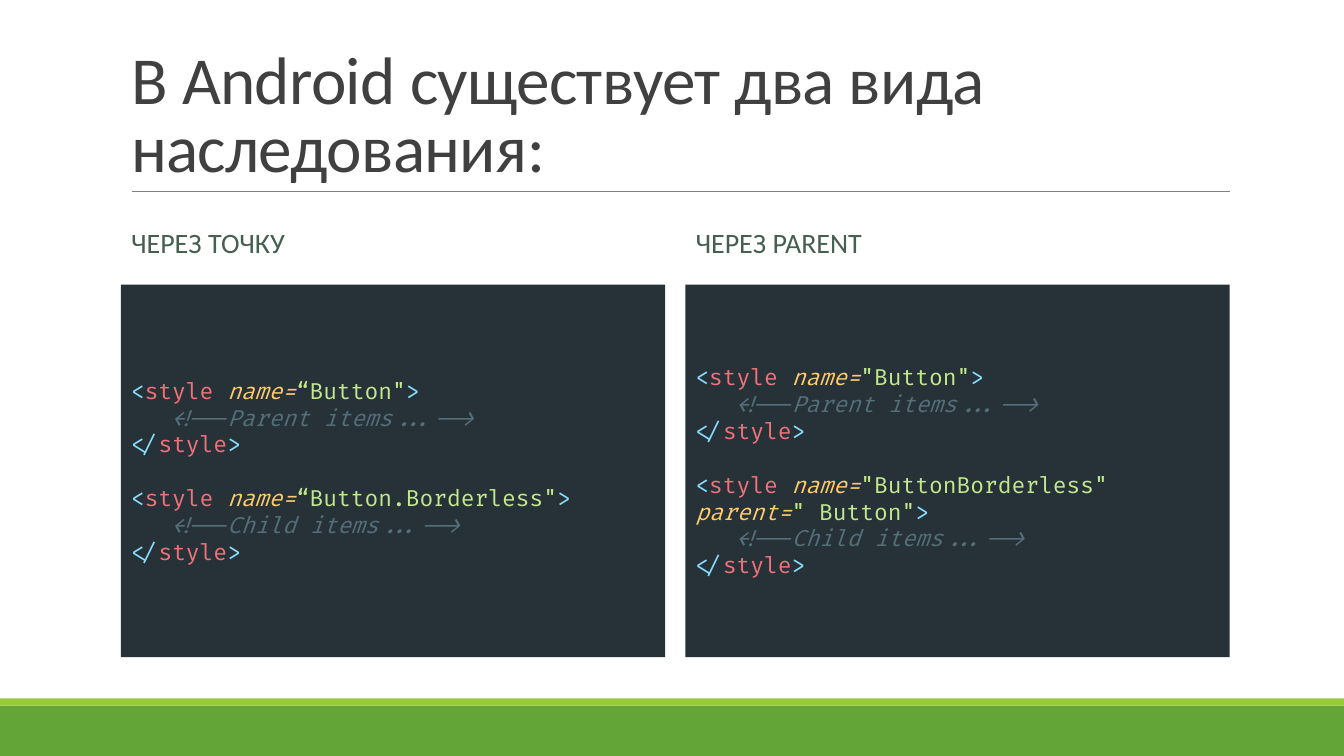
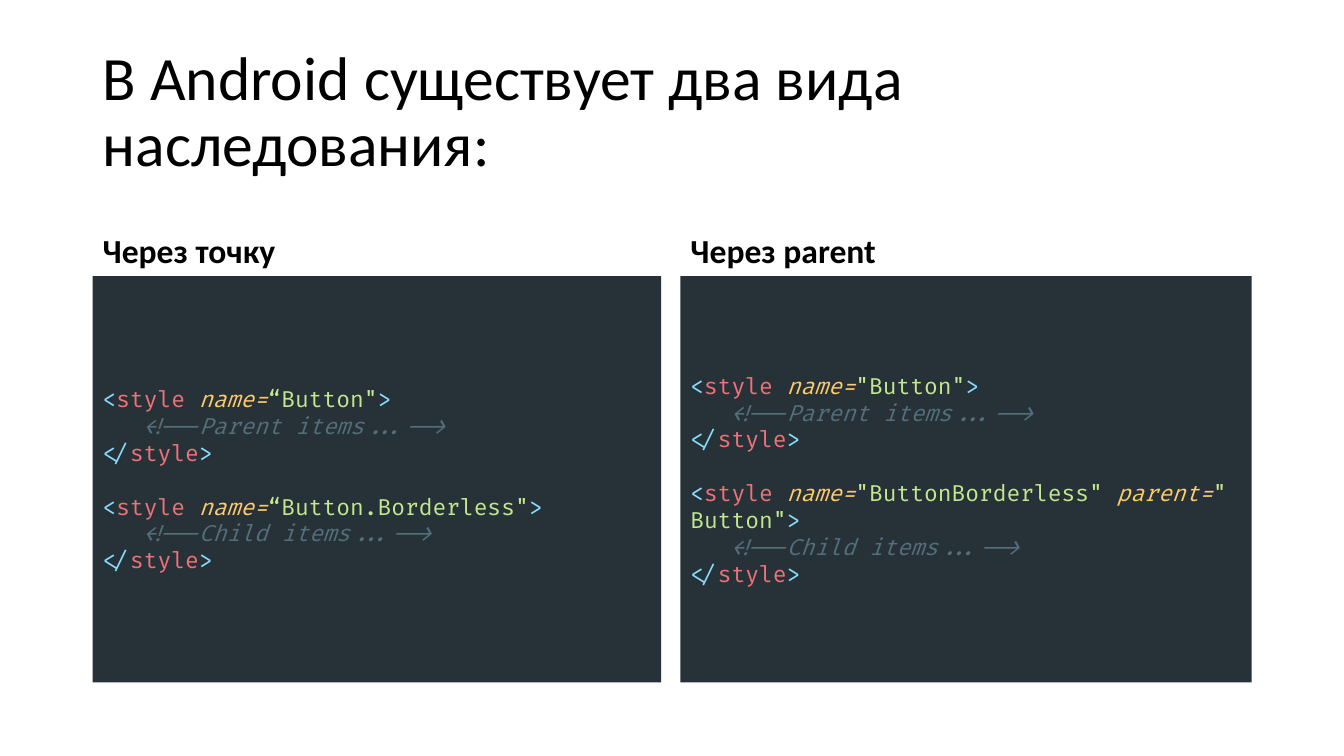
Before and after one commit to ZebanNikolay/android-style-best-practices, a slide deck: slide 14 of Styles and Themes in Android.pptm. Drawn at 1344x756 pixels with LibreOffice and Linux fonts; fonts in the diff are those of the drawing. Boxes give left, top, right and bottom in pixels: in the first picture for what was removed or moved away, otherwise in the second. Text is boxed around its words. In the diff, an @@ line names an element or a change of style, - is before the commit and + after.

```diff
--- a/Styles and Themes in Android.pptm
+++ b/Styles and Themes in Android.pptm
@@ title "В Android существует два вида ...": place and size @@
-title "В Android существует два вида ..." at bbox=[131, 57, 985, 183]
+title "В Android существует два вида ..." at bbox=[103, 57, 903, 176]
@@ title "В Android существует два вида ..." at bbox=[103, 57, 903, 176]: size 48 to 44 pt, text colour #404040 to #000000, letter spacing -0.5 to 0 pt; line spacing 0.85 to 0.9; vertical alignment bottom to middle @@
@@ text "Через точку" at bbox=[103, 241, 276, 269]: vertical alignment middle to bottom @@
@@ line removed from (132, 192) to (1231, 192) @@
@@ text "Через parent" at bbox=[690, 241, 875, 269]: vertical alignment middle to bottom @@
@@ text at bbox=[103, 241, 276, 269]: text changed; size 20 to 24 pt; text colour #455F51 to #000000; bold on @@
-ЧЕРЕЗ ТОЧКУ
+Через точку
@@ text at bbox=[690, 241, 875, 269]: text changed; size 20 to 24 pt; text colour #455F51 to #000000; bold on @@
-ЧЕРЕЗ PARENT
+Через parent
@@ text "<style name=“Button"> <!--Parent items...--> </style> ...": place and size @@
-text "<style name=“Button"> <!--Parent items...--> </style> ..." at bbox=[121, 284, 665, 656]
+text "<style name=“Button"> <!--Parent items...--> </style> ..." at bbox=[93, 276, 661, 683]
@@ text "<style name="Button"> <!--Parent items...--> </style> ...": place and size @@
-text "<style name="Button"> <!--Parent items...--> </style> ..." at bbox=[686, 284, 1230, 656]
+text "<style name="Button"> <!--Parent items...--> </style> ..." at bbox=[681, 276, 1252, 683]
@@ rectangle removed at bbox=[0, 706, 1344, 756] @@
@@ rectangle removed at bbox=[0, 699, 1344, 706] @@
```
Also in this commit, not shown: 28 other slides changed.
